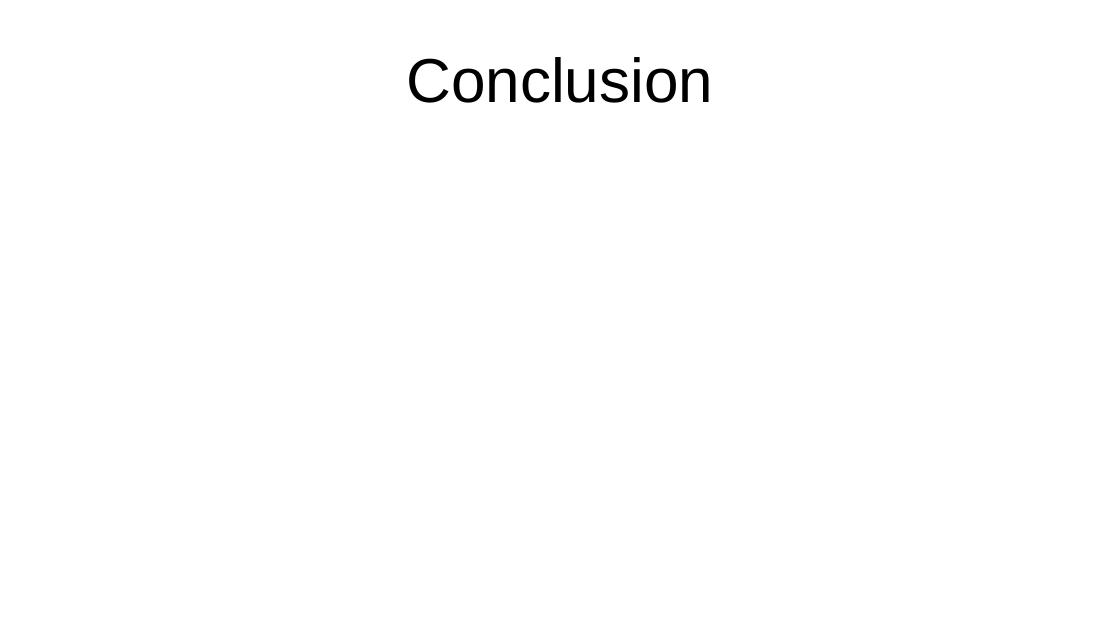
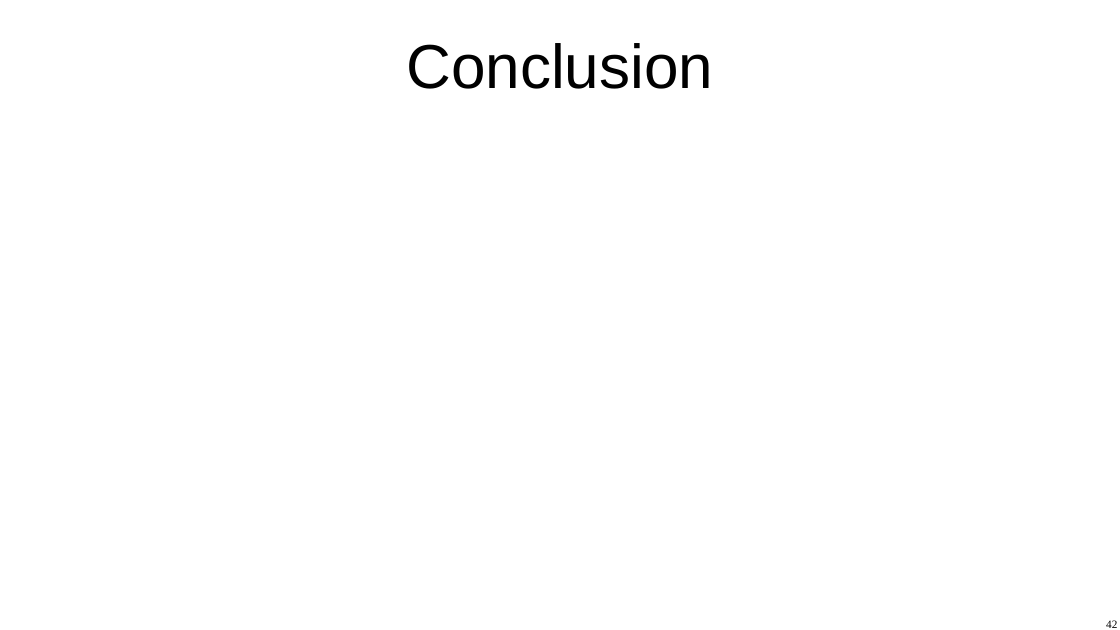
Before and after one commit to XibrenX/MasterThesis, a slide deck: slide 42 of slides/presentatie.odp (slide 36 before the commit). Drawn at 1120x630 pixels with LibreOffice and Linux fonts; fonts in the diff are those of the drawing. Boxes give left, top, right and bottom in pixels: in the first picture for what was removed or moved away, otherwise in the second. Text is boxed around its words. In the diff, an @@ line names an element or a change of style, - is before the commit and + after.

```diff
--- a/slides/presentatie.odp
+++ b/slides/presentatie.odp
@@ title "Conclusion": place and size @@
-title "Conclusion" at [406,57,713,103]
+title "Conclusion" at [406,43,713,89]
@@ page number added at [1106,620,1117,628], 8 pt, text #000000 @@
+42
```
Also in this commit, not shown: 34 other slides changed, 7 slides added, 1 slide removed, 5 other files.
